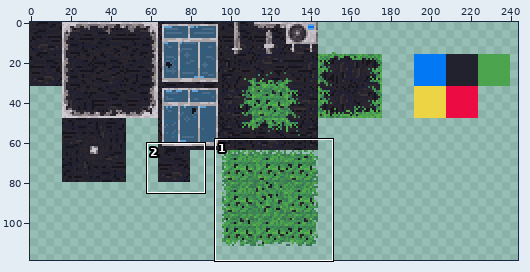
Sprite sheet, stored at asset/textures/atlas/atlas.png. The first picture is a wide view before the edit; the outline marks the close-up.
Close-up. As it was:
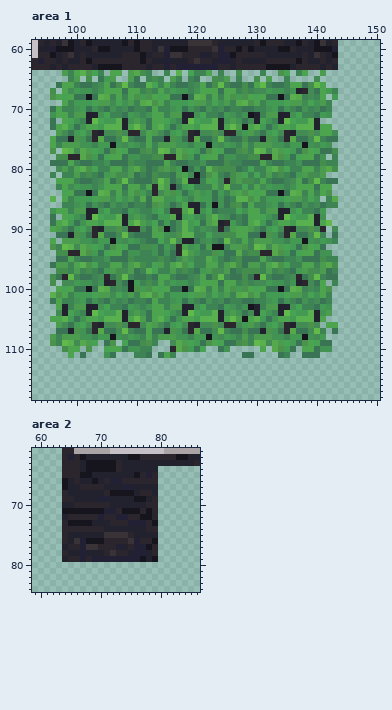
The file is 320x320 pixels. Colours within 5 levels of each other are drawn and written as one. Shown: area 1: x 93..150, y 59..118; area 2: x 59..86, y 61..84. The wide view leaves out empty margins. The commit also changed other parts of the picture, which this record leaves out.
After the commit:
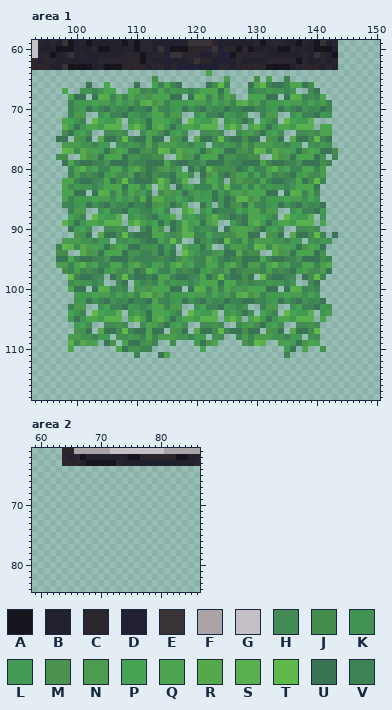
Palette (. is transparent): A #16151d  B #22212e  C #2b262d  D #222034  E #393338  F #aaa4a6  G #c4c0c6  H #438a54  J #458d4d  K #429253  L #439a52  M #4b934d  N #4c9c4f  P #46a353  Q #4ca54e  R #56a94b  S #58b04f  T #61b94a  U #397555  V #3e8353
Difference:
--- area 1
@@ x 93..150 @@
  61 GCCABCEBCBBBBBBCCCABCCDEECCCDBCDDACCCCCBBBBBBCBECBA.......
- 62 CDCCBCBBCACCCCCCCCACBBDBBBCECCBDDBCBBBBCCCCCACBBCBC.......
- 63 CCCBCBCCCCBAAAACCCCBCCDCDDDDDDDCCBCCCCCAAAABCCCCBCB.......
- 64 .....NVQSMPV.QQ.NRJV..V.S.PVVQ.V..J...V..MP.VQ..N.........
- 65 ......VN.J.ULN..NU.VJV.NV.VU..JHN.V..J.N..V....H..........
- 66 ....UQQVUUVHQUJTVUUSPVQVUUVHQUJTVUUJUQTVUUVQQUJTQ.........
- 67 ...J.QHLKKVKQQQUQQVJVQHLKKVKQQQUQQVJVHHLKKVKBCHUQLV.......
- 68 ...MQPQUUAUSRVQVQMLMQPQUUAUSRVQVQMLMQPQUUAUSRVHVQ.L.......
- 69 .....QVLLLPNNHPKNVRSMQVLLLPNNHPKNVRSMQVLLLPNNHPKNV........
- 70 ...UQVVKLUKVUKVHUVVUQVVKLUKVUKVHUVVUUVVKLUKVUKVHUV........
- 71 ...KQQVNNBBKPVVULKVKQQVNNBBKPVVULKVKABVNNBBKPVVULK........
- 72 ...U.QPKVBTPLLSBKNKUQQPKVBTPLLSBKNKUHBPKVBTPLLSB..........
- 73 ...UQSLUKQQLSSSBQTNUQSLUKQQLSSSBQTNAQSLUKQQLSSSBQQ........
- 74 ....NHULPHCBHHMHCCHQNHULPHCBHHMHCCHLNHULPHCBHHMHQQH.......
- 75 ...QUUBMKUCRUUHTVUUQUUBMKUCRUUHTVUUJUUBMKUCRUUHTVUU.......
- 76 ...QVNNNKKVLLAKHLKVQVNNNKKVLLAKHLKVNVNNNKKVLLAKHLK........
- 77 ...M.TSHRNPLUMQPUUJMVTSHRNPLUMQPUUJMVTSHRNPLUMQPUUJ.......
- 78 ....JJCCRMLUPQQUKKVVJJCCRMLUPQQUKKVVJJCCRMLUPQQUK.V.......
- 79 ...UUUQVUUVVKUUUJVVUUUQVUUVVKUUUJVVUUUQVUUVVKUUUJVV.......
- 80 ....HNVQSMPVVQQVNRJUVMNJLAUKUSMJJJUVPVVQSMPVVQQVNRJ.......
- 81 ...V.VVNVJVULNJHNUVUJVVUNQHAUMQVUJNPVPVNVJVULNJHN.........
- 82 ....QQQVUUVHQUJTVUUUJTNUHSBBVQPHCJNJJVQVUUVHQUJTVUU.......
- 83 ....VQHLKKVKQQQUQQVQCSNBULPVVVQHTVVPVQHLKKVKQQQUQQ........
- 84 .....PQUUAUSRVQVQMLVCHNMLUKNKLULVNQMQPQUUAUSRVQVQM........
- 85 ...S.QVLLLPNNHPKNVRURRKKPKVNLLUKUVSSMQVLLLPNNHPK.VR.......
- 86 .....VVKLUKVUKVHUVVUMNKUHQBBULAKUJMUQVVKLUKVUKVHUVV.......
- 87 ...KQQVNNBBKPVVULKVVLPVCCQTBKPUVVVPKQQVNNBBKPVVUL.........
- 88 ...U.QPKVBTPLLSBKNKVULLRBLPKVNSKHUVUQQPKVBTPLLSBK.........
- 89 ...UQSLUKQQLSSSBQTNKPULUHSLPUNRBCLVUQSLUKQQLSSSBQT........
- 90 ...QNHULPHCBHHMHCCHUQMAUHSLVKHVCUNQQNHULPHCBHHMHC.H.......
- 91 ....UUBMKUCRUUHTVUUUQQKHMSSVVPHHJJQQUUBMKUCRUUHTV.U.......
- 92 ...Q.NNNKKVLLAKHLKVUUPHTHBBUHKVUTHVQVNNNKKVLLAKHLKV.......
- 93 ...MVTSHRNPLUMQPUUJJKULVCQKLUNAAVNNMVTSHRNPLUMQPU.........
- 94 ....JJCCRMLUPQQUKKVVKUKUCTNKVVMLUURVJJCCRMLUPQQUKK........
- 95 ....UUQVUUVVKUUUJVVVVJVUHNKVVRLVUVJUUUQVUUVVKUUUJVV.......
- 96 ...UNNVQSMPVVQQVNRJVPNVQSMPVVQQVNRJUNNVQSMPVVQQVNRJ.......
- 97 ....JJVNVJVULNJHNUVSPVVNVJVULNJHNUVJJJVNVJVULNJHNUV.......
- 98 ...JUCTVUUVHCUJTVUUVUQQVUUVHQUJTVUUJUCTVUUVHCUJTVUU.......
- 99 ...J.HHLKKVKBCHUALVJVQHLKKVKQQQUQQVJVHHLKKVKBCHUQ.V.......
-100 ....QPQUUAUSRVHVAMLMQPQUUAUSRVQVQMLMQPQUUAUSRVHVQM........
-101 ...SMQVLLLPNNHPKNVRSMQVLLLPNNHPKNVRSMQVLLLPNNHPKQV........
-102 ...UQVVKLUKVUKVHUVVUQVVKLUKVUKVHUVVUUVVKLUKVUKVHUV........
-103 ....QBVNNBBKPVVULKVKQQVNNBBKPVVULKVKABVNNBBKPVVULK........
-104 ....HBPKVBTPLLSBKNKUQQPKVBTPLLSBKNKUHBPKVBTPLLSBKN........
-105 ...QQSLUKQQLSSSBQTNUQSLUKQQLSSSBQTNAQSLUKQQLSSSBQ.........
-106 ....NHULPHCBHHMHCCHQNHULPHCBHHMHCCHLNHULPHCBHHMH.QQ.......
-107 ....UUBMKUCRUUHTVUUQUUBMKUCRUUHTVUUJUUBMKUCRUUHTV.U.......
-108 ...NVNNNKKVLLAKHLKVQVNNNKKVLLAKHLKVNVNNNKKVLLAKHL.........
-109 ...MVTSHRNP.UM.PUUJMV..HRNPLUMQPUUJMVTSHRNPLUMQPUU........
-110 .....JQQ.M..PQQUKKVV...CRMLUP..UK.....Q.RMLU.QQUKK........
-111 ......Q.U...KU...VVU.UQV...........UU....UV..UUU..........
+ 62 CDCCBBBBBBBCCCCCCCACBBDBBBCECCBDDBCBBBBCCCCCACBBCBC.......
+ 63 CCCBBEAAAABBAAACCCCBCCDCDDDDDDDCCBCCCCCAAAABCCCCBCB.......
+ 64 .............................Q............................
+ 65 ....................J...........N....J.N..V...............
+ 66 .........U..Q....U..PVQVU....UJTV...UQTVUUVQQUJ...........
+ 67 .....Q..KKVKQQ..QQVJVQHLKKVKQQQUQ...VHHLKKVK..HU..........
+ 68 ......QUU.USRVQVQMLMQPQUU.USRVQVQM..QPQUU.USRVHVQ.........
+ 69 ......VLLLPNNHPKNVRSMQVLLLPNNHPKNVRSMQVLLLPNNHPKNV........
+ 70 ......VKLUKVUKVHUVVUQVVKLUKVUKVHUVVUUVVKLUKVUKVHUV........
+ 71 ......VNN..KPVVULKVKQQVNN..KPVVULKVK..VNN..KPVVULK........
+ 72 .....QPKV.TPLLS.KNKUQQPKV.TPLLS.KNKUH.PKV.TPLLS...........
+ 73 .....SLUKQQLSSS.QTNUQSLUKQQLSSS.QTN.QSLUKQQLSSS.QQ........
+ 74 .....HULPH..HHMH..HQNHULPH..HHMH..HLNHULPH..HHMHQQ........
+ 75 ....UU.MKU.RUUHTVUUQUU.MKU.RUUHTVUUJUU.MKU.RUUHTVU........
+ 76 .....NNNKKVLL.KHLKVQVNNNKKVLL.KHLKVNVNNNKKVLL.KHLK........
+ 77 .....TSHRNPLUMQPUUJMVTSHRNPLUMQPUUJMVTSHRNPLUMQPUUJ.......
+ 78 ....JJ..RMLUPQQUKKVVJJ..RMLUPQQUKKVVJJ..RMLUPQQUK.V.......
+ 79 .....UQVUUVVKUUUJVVUUUQVUUVVKUUUJVVUUUQVUUVVKUUUJV........
+ 80 ......VQSMPVVQQVNRJUVMNJL.UKUSMJJJUVPVVQSMPVVQQVN.........
+ 81 ......VNVJVULNJHNUVUJVVUNQH.UMQVUJNPVPVNVJVULNJHN.........
+ 82 .....QQVUUVHQUJTVUUUJTNUHS..VQPH.JNJJVQVUUVHQUJTV.........
+ 83 .....QHLKKVKQQQUQQVQ.SN.ULPVVVQHTVVPVQHLKKVKQQQU..........
+ 84 .....PQUU.USRVQVQMLV.HNMLUKNKLULVNQMQPQUU.USRVQV..........
+ 85 .....QVLLLPNNHPKNVRURRKKPKVNLLUKUVSSMQVLLLPNNHPK..........
+ 86 .....VVKLUKVUKVHUVVUMNKUHQ..UL.KUJMUQVVKLUKVUKVHU.........
+ 87 ......VNN..KPVVULKVVLPV..QT.KPUVVVPKQQVNN..KPVVUL.........
+ 88 ......PKV.TPLLS.KNKVULLR.LPKVNSKHUVUQQPKV.TPLLS.K.........
+ 89 .....SLUKQQLSSS.QTNKPULUHSLPUNR..LVUQSLUKQQLSSS.Q.........
+ 90 ......ULPH..HHMH..HUQM.UHSLVKHV.UNQQNHULPH..HHMH..........
+ 91 .......MKU.RUUHTVUUUQQKHMSSVVPHHJJQQUU.MKU.RUUHTV.U.......
+ 92 .....NNNKKVLL.KHLKVUUPHTH..UHKVUTHVQVNNNKKVLL.KHLK........
+ 93 ....VTSHRNPLUMQPUUJJKULV.QKLUN..VNNMVTSHRNPLUMQPU.........
+ 94 ....JJ..RMLUPQQUKKVVKUKU.TNKVVMLUURVJJ..RMLUPQQUK.........
+ 95 ....UUQVUUVVKUUUJVVVVJVUHNKVVRLVUVJUUUQVUUVVKUUUJV........
+ 96 ....NNVQSMPVVQQVNRJVPNVQSMPVVQQVNRJUNNVQSMPVVQQVNR........
+ 97 .....JVNVJVULNJHNUVSPVVNVJVULNJHNUVJJJVNVJVULNJHNU........
+ 98 ......TVUUVH.UJTVUUVUQQVUUVHQUJTVUUJU.TVUUVH.UJTV.........
+ 99 ......HLKKVK..HU.LVJVQHLKKVKQQQUQQVJVHHLKKVK..HU..........
+100 ......QUU.USRVHV.MLMQPQUU.USRVQVQMLMQPQUU.USRVHV..........
+101 .......LLLPNNHPKNVRSMQVLLLPNNHPKNVRSMQVLLLPNNHPK..........
+102 .......KLUKVUKVHUVVUQVVKLUKVUKVHUVVUUVVKLUKVUKVHU.........
+103 ......VNN..KPVVULKVKQQVNN..KPVVULKVK..VNN..KPVVULK........
+104 ......PKV.TPLLS.KNKUQQPKV.TPLLS.KNKUH.PKV.TPLLS.KN........
+105 ......LUKQQLSSS.QTNUQSLUKQQLSSS.QTN.QSLUKQQLSSS.Q.........
+106 .......LPH..HHMH..HQNHULPH..HHMH..HLNHULPH..HHMH..........
+107 .......MKU.RUUHTVUUQUU.MKU.RUUHTVUUJUU.MKU.RUUHT..........
+108 ......NNKKVLL.KHLKVQVNNNKKVLL.KH..VNVNNNKKVLL.KH..........
+109 ......SHRNP.UM.PUUJMV..H...LUMQ....MVTS..NPLUMQP..........
+110 ......Q.......QUKKVV........P.............LU.Q..K.........
+111 .................V...UQ...................V...............
 112 ..........................................................
--- area 2
@@ x 59..86 @@
 63 .....CCCBAAAAACBBBBBBBBBBBBC
-64 .....CCCBAAAAACBBBBBB.......
-65 .....CCCAABBBBBBBACDC.......
-66 .....ABCBBABCDDCCCCCC.......
-67 .....ABBCCCCBBBDDBBBB.......
-68 .....CBBBBBBCAAAABCCB.......
-69 .....CCBBBBDDBBBBAABC.......
-70 .....BBCCCCCCBBBBBBCC.......
-71 .....AAAAAAADDCAAACAC.......
-72 .....BCCCCCDCCDDCCAAC.......
-73 .....CAAAABBBCCCDDDCA.......
-74 .....CCCCCCCBBBBBBBCC.......
-75 .....CBBBBBBEEEECBBBB.......
-76 .....CBEDAAACCCCEDCCA.......
-77 .....BCCDEECCCDBCDDAC.......
-78 .....CBBDBBBCECCBDDBC.......
-79 .....BCCDCDDDDDDDDABA.......
+64 ............................
+65 ............................
+66 ............................
+67 ............................
+68 ............................
+69 ............................
+70 ............................
+71 ............................
+72 ............................
+73 ............................
+74 ............................
+75 ............................
+76 ............................
+77 ............................
+78 ............................
+79 ............................
 80 ............................
Changed places in both close-ups, as pixel boxes (x1, y1, x2, y2):
changed: (50, 58, 338, 358)
erased: (62, 466, 158, 562)
